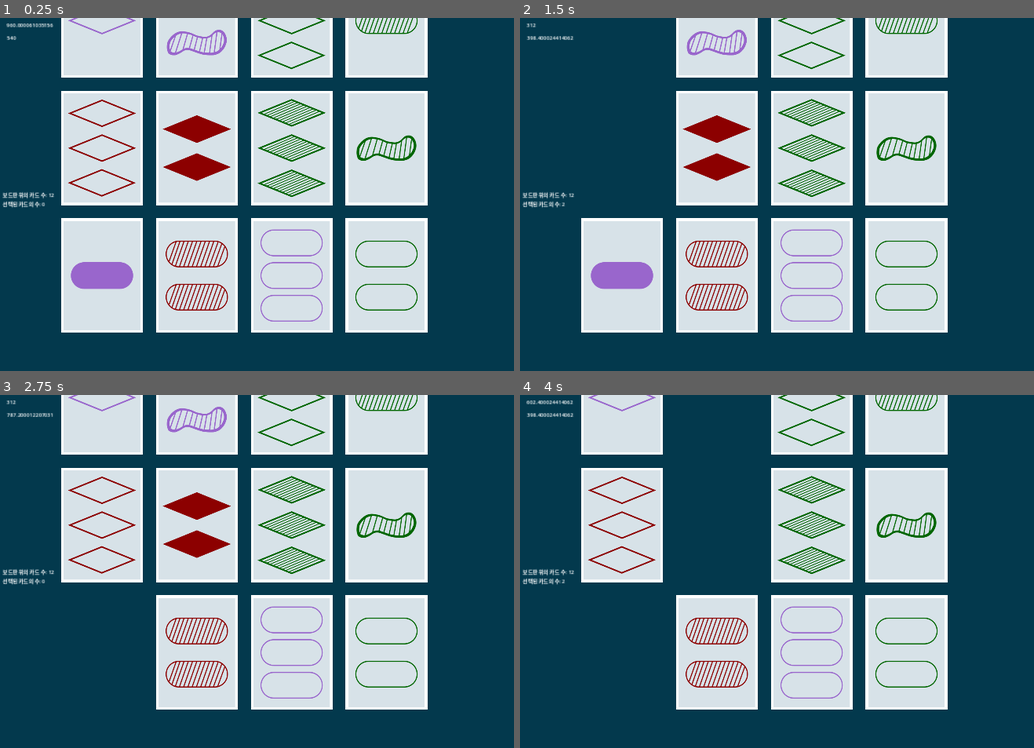
Above: before the commit, frames 1-4 (two rows, left to right).
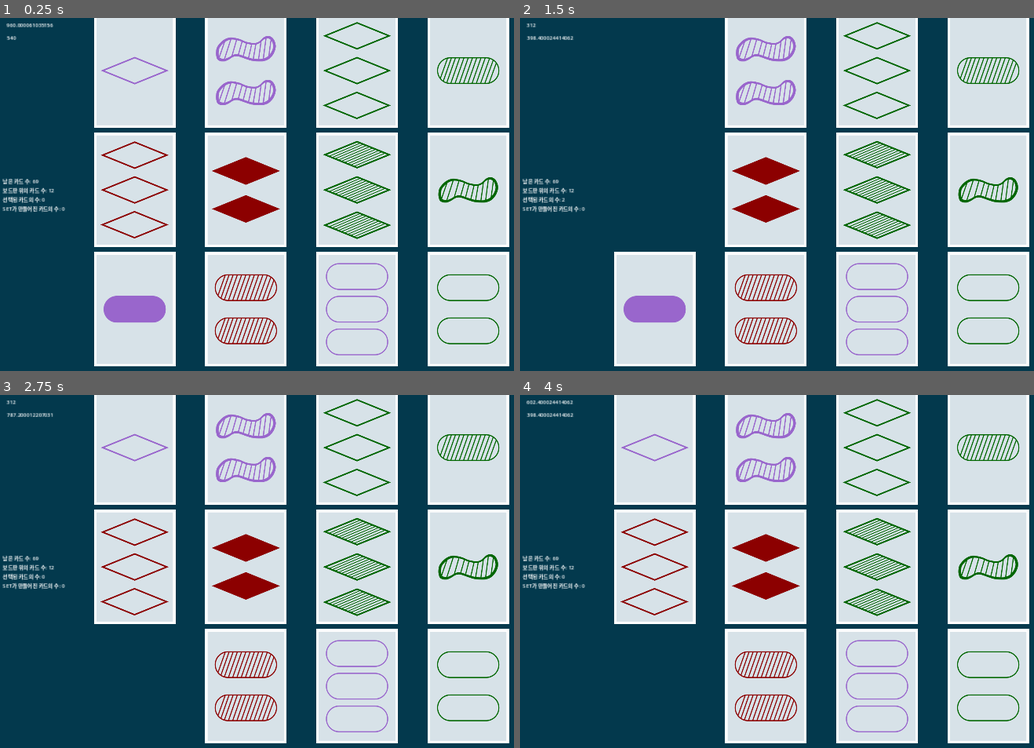
Above: after the commit, the same moments.

Repository: tubiky/boardgameSET
Game: Godot game, scene res://scenes/main.tscn
Same seed, same stepped clock (60 frames per second), same inputs: the game is played once before the commit and once after it.
Inputs (mouse positions are in pixels of both pictures, inside the frame that each line leads up to):
- Up to frame 1 (0.25 s): no input
- Up to frame 2 (1.5 s): tap Enter at 0.5 s; move the mouse to (622, 21) at 0.52 s; click (622, 21) at 0.67 s; tap Space at 1.25 s; move the mouse to (622, 148) at 1.27 s; click (622, 148) at 1.42 s
- Up to frame 3 (2.75 s): tap Enter at 2 s; move the mouse to (102, 652) at 2.02 s; click (102, 652) at 2.17 s
- Up to frame 4 (4 s): tap Space at 2.75 s; move the mouse to (715, 398) at 2.77 s; click (715, 398) at 2.92 s; tap Enter at 3.5 s; move the mouse to (715, 525) at 3.52 s; click (715, 525) at 3.67 s

The runs differ from the first frame. In frame 1, 63% of the frame differs, in the area x 0-100%, y 0-99%; in frame 2, 57%; in frame 3, 58%; in frame 4, 58%.

Commit message:
Almost Done

Diff:
--- a/Singletons/GameManager.gd
+++ b/Singletons/GameManager.gd
@@ -14,14 +14,31 @@
 var shadeProperty = ["Full", "Slash", "Empty"]
 var quantityProperty = [1, 2, 3]
 
+var deck = Array()
+
 # Cards that are shown to players
 var cards_on_board = Array()
 
 # 3 Cards that were chosen by a player
 var selected_cards = Array()
 
+# Collection of cards that made SET
+var discarded_cards = Array()
+
+# Collection of position info of cards that made SET
+var discarded_cards_positions = Array()
+
 func _ready():
 	card_selected.connect(on_card_selected)
+
+
+	for s in GameManager.shapeProperty:
+		for c in GameManager.colorProperty:
+			for t in GameManager.shadeProperty:
+				for q in GameManager.quantityProperty:
+					var card = Card.new(s, c, t, q)
+					card.scale = Vector2(1, 1)
+					deck.append(card)
 
 
 func _process(_delta):
@@ -35,8 +52,8 @@
 	else:
 		selected_cards.append(card)
 		print("Card Selected: ", card.figureColor, " ", card.figureQuantity, " ", card.figureShade, " ", card.figureShape, card.position)
-		var cards_attributes = extract_card_attributes(selected_cards)
-		is_set(cards_attributes)
+		var cards_attributes = await extract_card_attributes(selected_cards)
+		await is_set(cards_attributes)
 
 
 func on_card_unselected():
@@ -72,11 +89,12 @@
 
 func is_set(attributes: Array):
 	# card format: [number, shape, color, shading]
-	for i in range(3):
+	for i in range(4):
 		if (attributes[0][i] == attributes[1][i] && attributes[1][i] == attributes[2][i]) or (attributes[0][i] != attributes[1][i] && attributes[1][i] != attributes[2][i] && attributes[0][i] != attributes[2][i]):
 			pass  # Matching or all different in one attribute
 		else:
 			set_not_found.emit()
 			return  # Not a set
+
 	set_found.emit()
 	return  # All attributes match or all are different
--- a/project.godot
+++ b/project.godot
@@ -23,7 +23,8 @@
 
 window/size/viewport_width=1920
 window/size/viewport_height=1080
-window/size/mode=2
+window/size/window_width_override=960
+window/size/window_height_override=540
 window/stretch/mode="canvas_items"
 
 [input]
--- a/scenes/board.gd
+++ b/scenes/board.gd
@@ -5,6 +5,7 @@
 @onready var deck_count = $MarginContainer/HBoxContainer/VBoxContainer/DeckCount
 @onready var selected_card_count = $MarginContainer/HBoxContainer/VBoxContainer/SelectedCardCount
 @onready var grid_container = $MarginContainer/HBoxContainer/GridContainer
+@onready var discarded_cards_count = $MarginContainer/HBoxContainer/VBoxContainer/DiscardedCardsCount
 
 
 
@@ -15,6 +16,7 @@
 
 # Called every frame. 'delta' is the elapsed time since the previous frame.
 func _process(_delta):
-	#total_card_count.text = GameManager.
+	total_card_count.text = "남은 카드 수: " + str(GameManager.deck.size())
 	deck_count.text = "보드판 위의 카드 수: " + str(GameManager.cards_on_board.size())
 	selected_card_count.text = "선택된 카드의 수: " + str(GameManager.selected_cards.size())
+	discarded_cards_count.text = "SET가 만들어진 카드의 수: " + str(GameManager.discarded_cards.size())
--- a/scenes/board.tscn
+++ b/scenes/board.tscn
@@ -27,6 +27,8 @@
 
 [node name="HBoxContainer" type="HBoxContainer" parent="MarginContainer"]
 layout_mode = 2
+size_flags_horizontal = 4
+size_flags_vertical = 4
 mouse_filter = 2
 
 [node name="VBoxContainer" type="VBoxContainer" parent="MarginContainer/HBoxContainer"]
@@ -47,8 +49,16 @@
 layout_mode = 2
 text = "adfasdfasdfasdfasdf"
 
+[node name="DiscardedCardsCount" type="Label" parent="MarginContainer/HBoxContainer/VBoxContainer"]
+layout_mode = 2
+
 [node name="GridContainer" type="GridContainer" parent="MarginContainer/HBoxContainer"]
-custom_minimum_size = Vector2(1500, 0)
+custom_minimum_size = Vector2(1600, 1000)
+layout_direction = 2
 layout_mode = 2
-size_flags_vertical = 0
+size_flags_horizontal = 4
+size_flags_vertical = 4
+auto_translate = false
+localize_numeral_system = false
 mouse_filter = 2
+columns = 4
--- a/scenes/main.gd
+++ b/scenes/main.gd
@@ -1,9 +1,13 @@
 extends Node2D
 
+signal set_check_finished
+
+const X_OFFSET = 100
+const Y_OFFSET = 120
 const WIDTH = 250
-const HEIGHT = 350
-const HORIZONTAL_MARGIN = 40
-const VERTICAL_MARGIN = 50
+const HEIGHT = 275
+const HORIZONTAL_MARGIN = 90
+const VERTICAL_MARGIN = 12
 
 
 @onready var color_rect = $ColorRect
@@ -15,20 +19,11 @@
 @onready var card_position_array = Array()
 
 
-var deck = Array()
-
 # Called when the node enters the scene tree for the first time.
 func _ready():
 	GameManager.set_found.connect(on_set_found)
 	GameManager.set_not_found.connect(on_set_not_found)
-
-	for s in GameManager.shapeProperty:
-		for c in GameManager.colorProperty:
-			for t in GameManager.shadeProperty:
-				for q in GameManager.quantityProperty:
-					var card = Card.new(s, c, t, q)
-					card.scale = Vector2(1, 1)
-					deck.append(card)
+	set_check_finished.connect(on_set_check_finished)
 
 	shuffle()
 
@@ -40,26 +35,41 @@
 	mouse_y_pos.text = str(get_global_mouse_position().y)
 
 func shuffle():
-	deck.shuffle()
+	GameManager.deck.shuffle()
 
 func basic_game_setting():
 	set_card_position(4, 3)
 
 	if GameManager.cards_on_board.size() <= 0:
 		for i in range(12):
-			var card = deck.pop_front()
+			var card = GameManager.deck.pop_front()
 			GameManager.cards_on_board.append(card)
 
 			card.position = card_position_array[i]
 			grid_container.add_child(card)
 
+func deal_card(card_deck: Array, dealt_card_num: int):
+	for n in dealt_card_num:
+		var new_card = card_deck.pop_back()
+		GameManager.cards_on_board.append(new_card)
+		new_card.position = GameManager.discarded_cards_positions.pop_back()
+		grid_container.add_child(new_card)
+
 
 func set_card_position(row_num: int, column_num: int):
 	for r in row_num: # 0, 1, 2, 3
 		for c in column_num: # 0, 1, 2
-			var card_position = Vector2(r * (WIDTH+HORIZONTAL_MARGIN), c * (HEIGHT+HORIZONTAL_MARGIN))
+			var card_position = Vector2(r * (WIDTH+HORIZONTAL_MARGIN), c * (HEIGHT+HORIZONTAL_MARGIN)+Y_OFFSET)
+			card_position.x += X_OFFSET
 			card_position_array.append(card_position)
 
+
+func discard_three_cards_in_set(three_cards_in_set: Array, cards_on_board: Array):
+	for card_in_set in three_cards_in_set:
+		GameManager.discarded_cards_positions.append(card_in_set.position)
+		if card_in_set in cards_on_board:
+			var card_idx = cards_on_board.find(card_in_set)
+			cards_on_board.remove_at(card_idx)
 
 
 func calculate_playing_card_size(card_deck: Array):
@@ -67,16 +77,33 @@
 
 
 func on_set_found():
+	discard_three_cards_in_set(GameManager.selected_cards, GameManager.cards_on_board)
+
+	for set_card in GameManager.selected_cards:
+		GameManager.discarded_cards.append(set_card)
+		set_card.queue_free()
 	GameManager.selected_cards.clear()
-	print("Set Found")
+
+	deal_card(GameManager.deck, 3)
 
 
 func on_set_not_found():
-	await on_set_not_found_deferred()
+	for c in GameManager.selected_cards:
+		await c.toggle_is_selected()
+		await c.set_visible_true()
+		await c.toggle_is_area_monitoring()
 	GameManager.selected_cards.clear()
 	print("Set Not Found")
+	set_check_finished.emit()
+	print("Signal Emitted")
+	on_set_check_finished()
+	print("On Set Check Finished has been executed")
 
-func on_set_not_found_deferred():
-	for c in GameManager.selected_cards:
-		c.is_selected = false
-		c.visible = true
+func on_set_check_finished():
+	"Method has been called"
+	await set_check_finished
+	for card in grid_container.get_children():
+		print("Check Card visibility")
+		if card.visible == false:
+			print("invisible card found")
+			card.visible = true
--- a/scripts/card.gd
+++ b/scripts/card.gd
@@ -48,6 +48,8 @@
 
 func emit_selected_signal():
 	toggle_is_selected()
+	set_visible_false()
+	toggle_is_area_monitoring()
 	selected.emit()
 
 
@@ -55,11 +57,27 @@
 	is_mouse_over = !is_mouse_over
 
 func toggle_is_selected():
-	is_selected = !is_selected
-	if collisionShapeNode.disabled != false:
-		collisionShapeNode.call_deferred("set_disabled", true)
+	if !is_selected:
+		return
 	else:
-		collisionShapeNode.call_deferred("set_disabled", false)
+		is_selected = !is_selected
+
+
+func set_visible_true():
+	if visible:
+		return
+	else:
+		visible = true
+
+func set_visible_false():
+	if !visible:
+		return
+	else:
+		visible = false
+
+
+func toggle_is_area_monitoring():
+	area2Dnode.monitoring = !area2Dnode.monitoring
 
 func on_mouse_entered():
 	if is_mouse_over:
Not shown, changed: README.md
